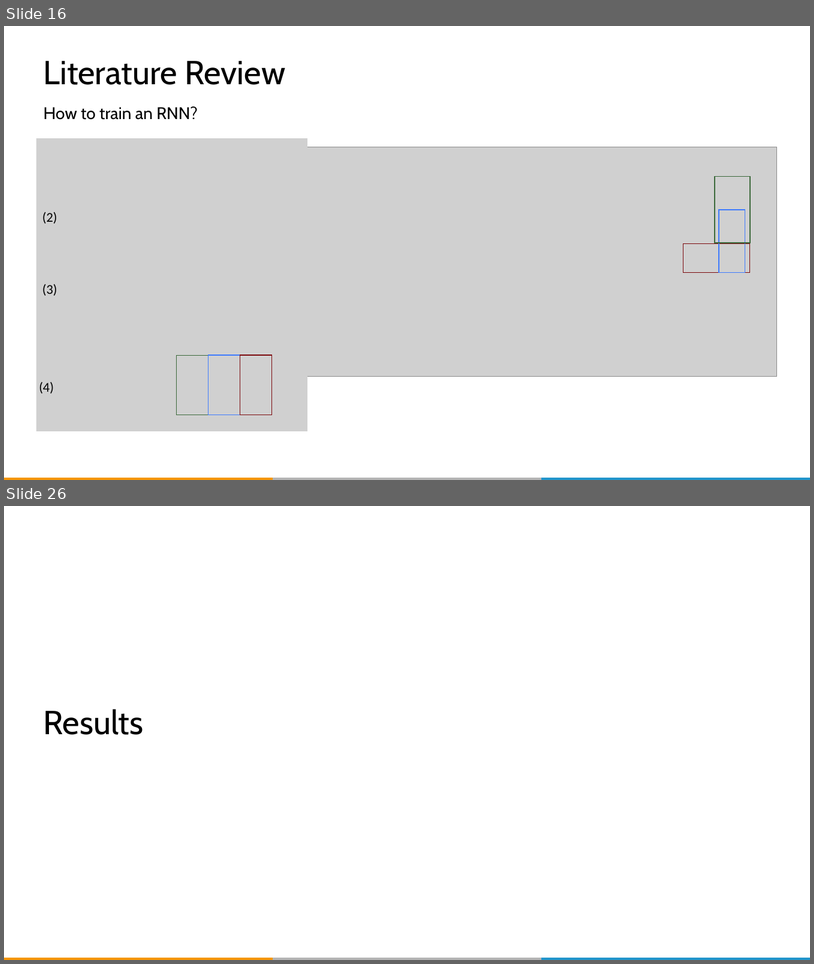
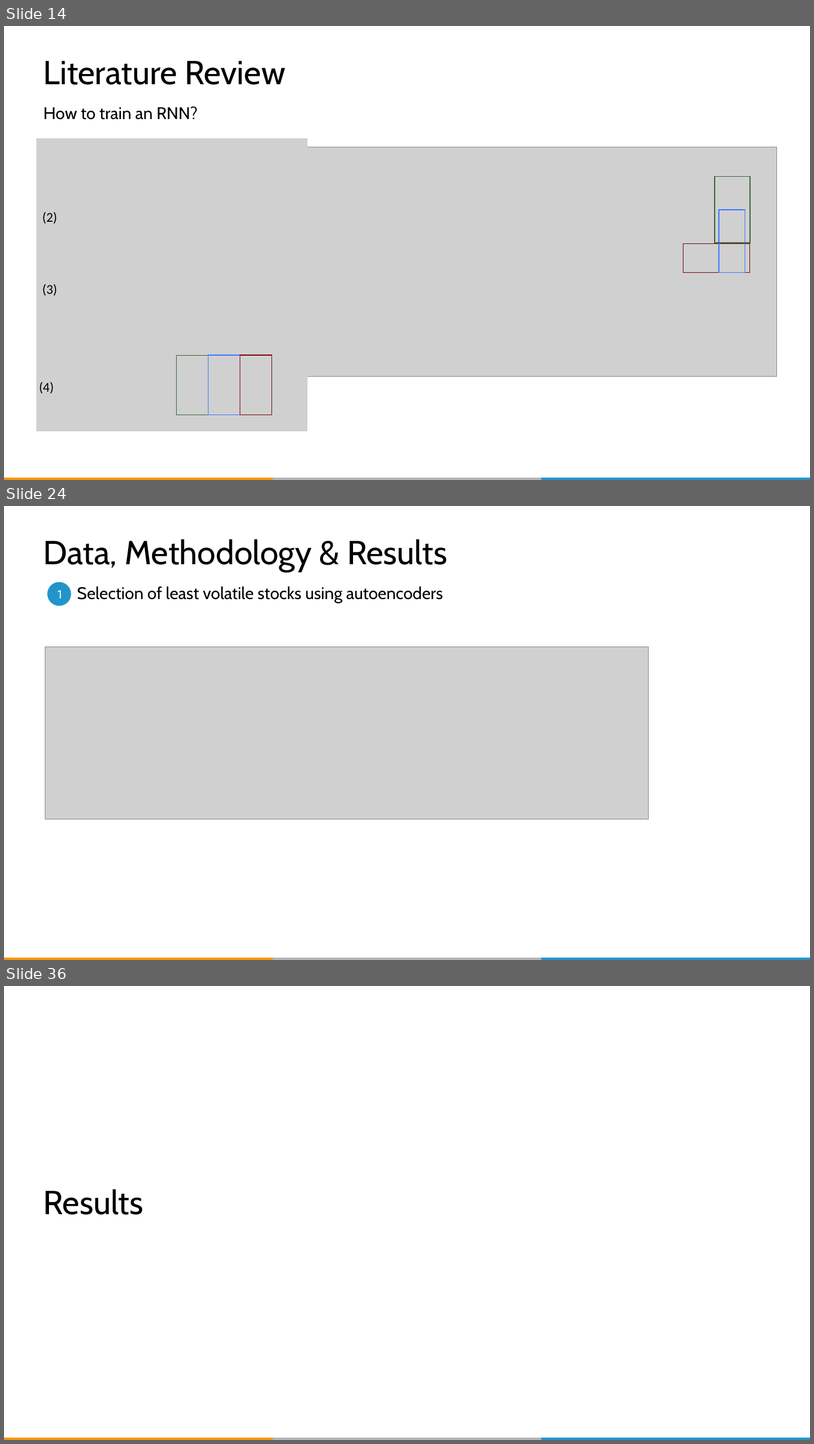
Before and after one commit to QUER01/FinanceModule, a slide deck: docs/dlw_conference_presentation.pptx. Shown one above the other, each under a label of ours: slides 16 and 26 before the commit, slides 14, 24 and 36 after it; the slides between them are not shown. The pictures are 814x964 and 814x1444 pixels, drawn with LibreOffice and Linux fonts; fonts in the diff are those of the drawing; grey boxes stand for pictures; background and template pictures are left out. Boxes give left, top, right and bottom in pixels: in the first picture for what was removed or moved away, otherwise in the second. Text is boxed around its words. In the diff, an @@ line names an element or a change of style, - is before the commit and + after.

```diff
--- a/docs/dlw_conference_presentation.pptx
+++ b/docs/dlw_conference_presentation.pptx
@@ slide 24 added at <box>4,506,810,960</box>, background #FFFFFF; not listed: 3 template elements that a slide beside it also shows @@
@@ title added at <box>44,539,447,571</box>, 39.6 pt, text #000000 @@
+Data, Methodology & Results
@@ ellipse added at <box>48,582,71,606</box>, fill #2195CA, 14 pt, text #FFFFFF @@
+1
@@ subtitle added at <box>77,586,443,603</box>, 20 pt, text #000000 @@
+Selection of least volatile stocks using autoencoders
@@ picture added at <box>45,647,649,819</box> @@
@@ what was slide 16 is now slide 14 @@
@@ what was slide 26 is now slide 36 @@
```
Also in this commit, not shown: 28 slides changed, 3 other slides added, 1 other file.
